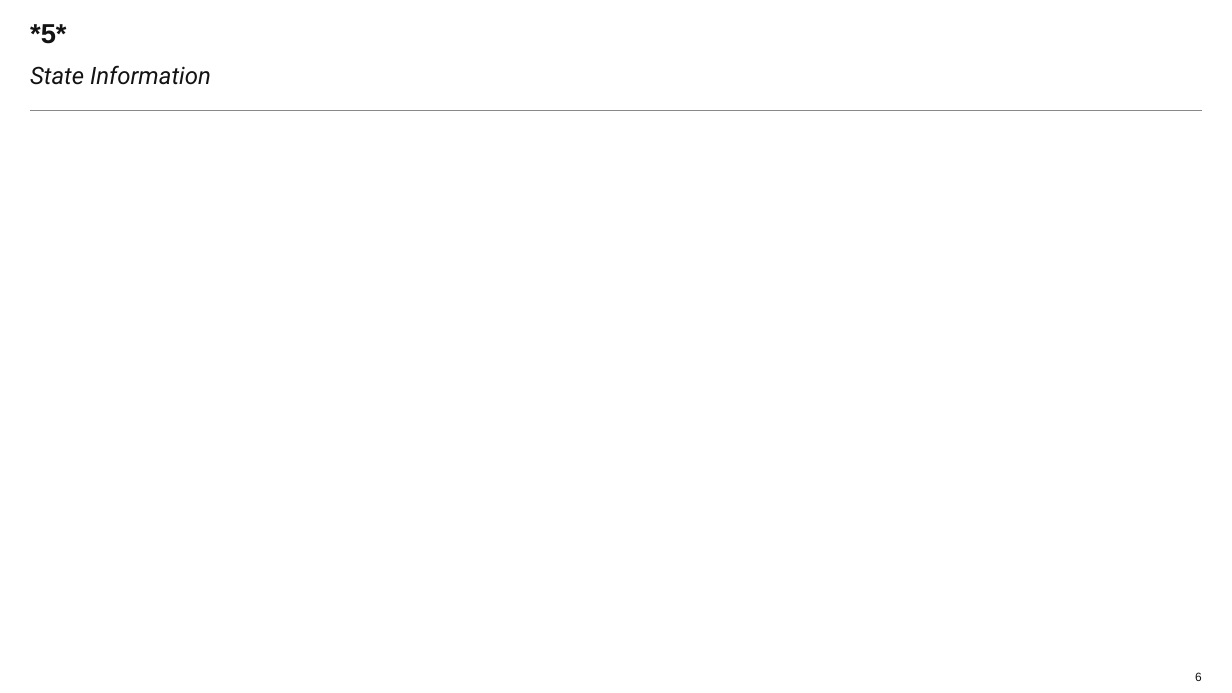
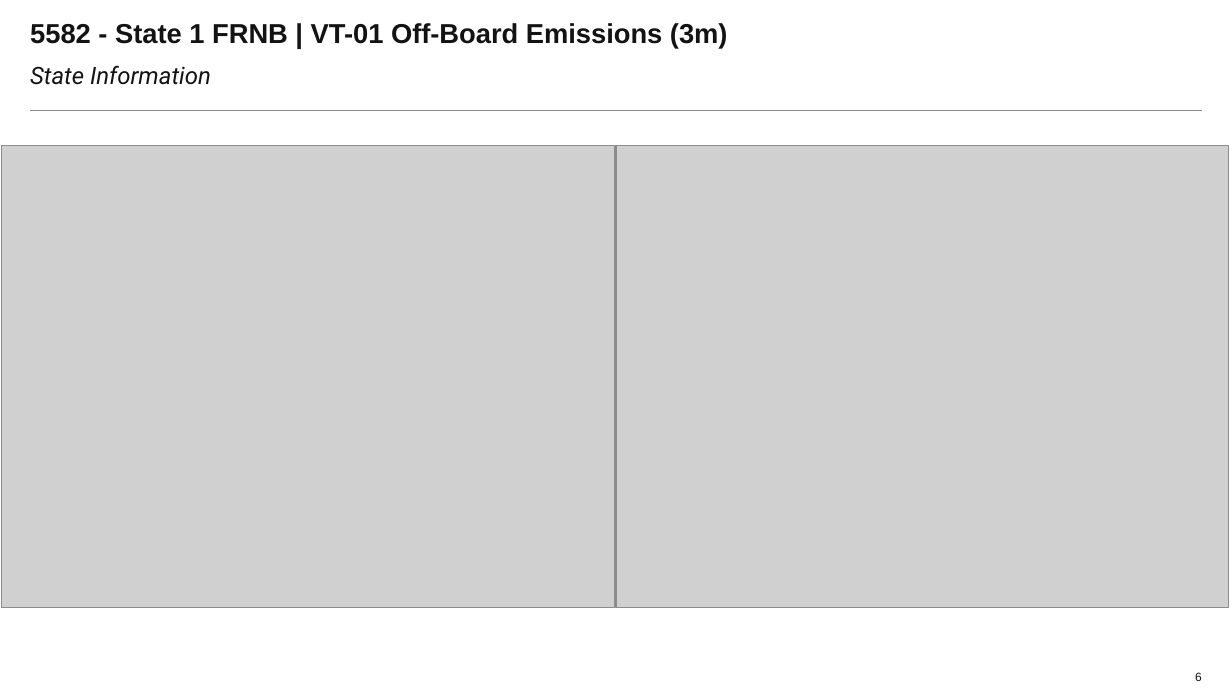
Before and after one commit to Laurapaws/graphGrabber, a slide deck: slide 6 of newDeck.pptx. Drawn at 1232x693 pixels with LibreOffice and Linux fonts; fonts in the diff are those of the drawing; grey boxes stand for pictures; background and template pictures are left out. Boxes give left, top, right and bottom in pixels: in the first picture for what was removed or moved away, otherwise in the second. Text is boxed around its words. In the diff, an @@ line names an element or a change of style, - is before the commit and + after.

```diff
--- a/newDeck.pptx
+++ b/newDeck.pptx
@@ title at (30, 23, 728, 49): text changed @@
-*5*
+5582 - State 1 FRNB | VT-01 Off-Board Emissions (3m)
@@ picture added at (1, 145, 614, 607) @@
@@ picture added at (616, 145, 1228, 607) @@
```
Also in this commit, not shown: 8 other slides changed, 2 other files.
